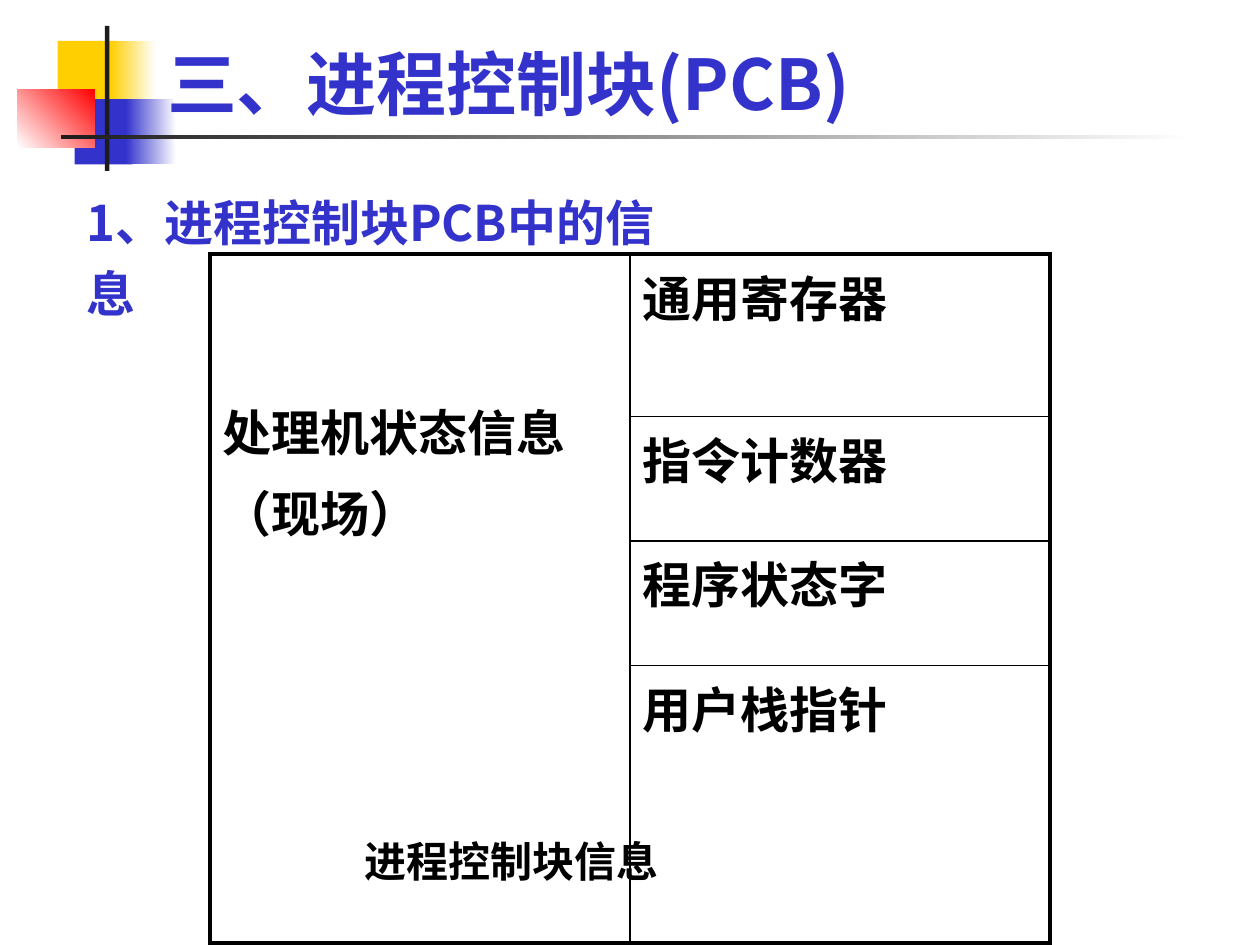
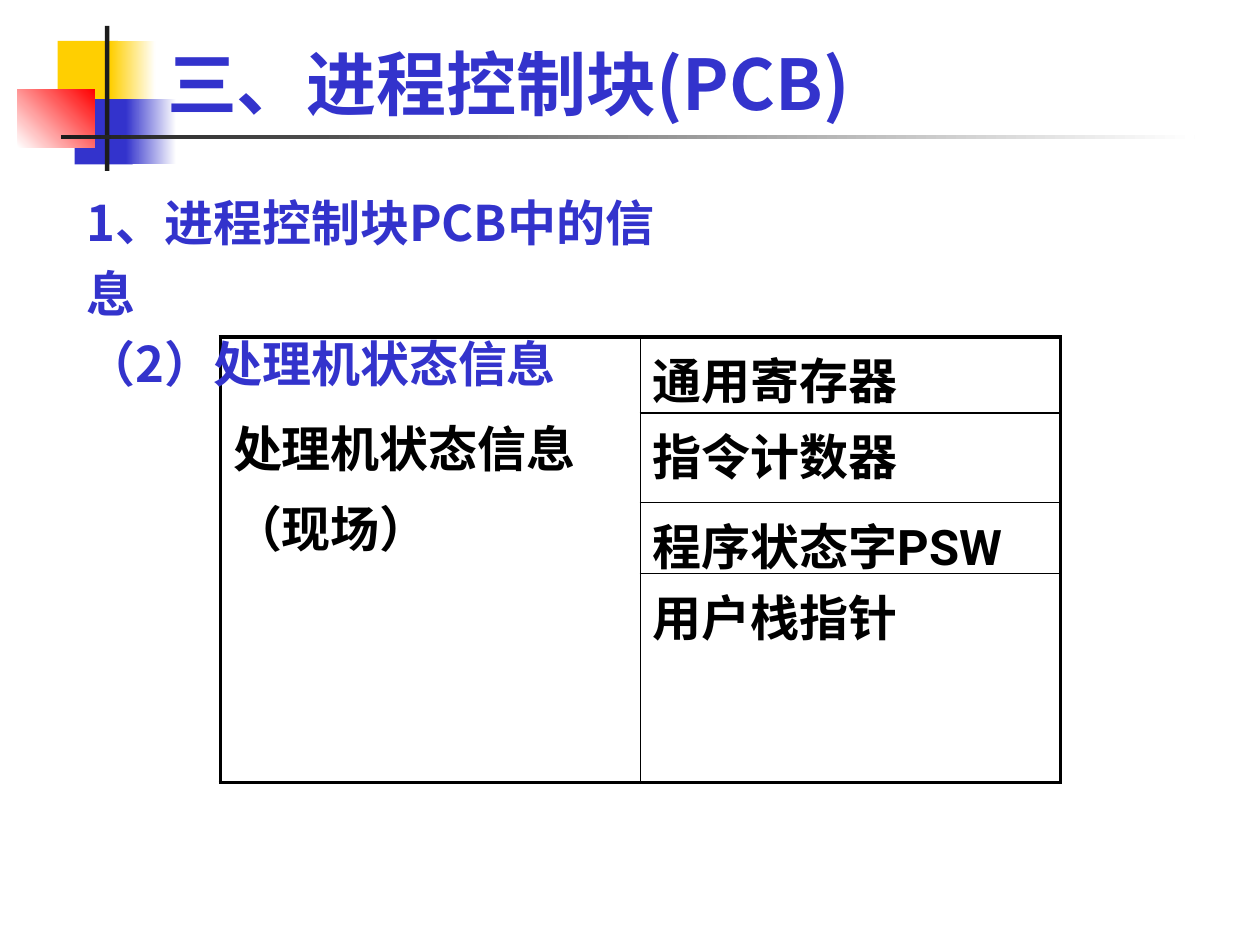
Before and after one commit to rjnew/OS, a slide deck: slide 42 of OS02.1 进程.pptx (slide 41 before the commit). Drawn at 1260x945 pixels with LibreOffice and Linux fonts; fonts in the diff are those of the drawing. Boxes give left, top, right and bottom in pixels: in the first picture for what was removed or moved away, otherwise in the second. Text is boxed around its words. In the diff, an @@ line names an element or a change of style, - is before the commit and + after.

```diff
--- a/OS02.1 进程.pptx
+++ b/OS02.1 进程.pptx
@@ text at bbox=[87, 335, 556, 395]: paragraph added @@
+（2）处理机状态信息
@@ table at bbox=[220, 336, 1060, 645] @@
-row 3, column 2: 程序状态字
+row 3, column 2: 程序状态字PSW
@@ table: place and size @@
-table at bbox=[210, 255, 1050, 790]
+table at bbox=[220, 336, 1060, 645]
@@ text removed at bbox=[365, 835, 659, 888] @@
-进程控制块信息
```
Also in this commit, not shown: 18 other slides changed, 2 slides added, 2 slides removed.
